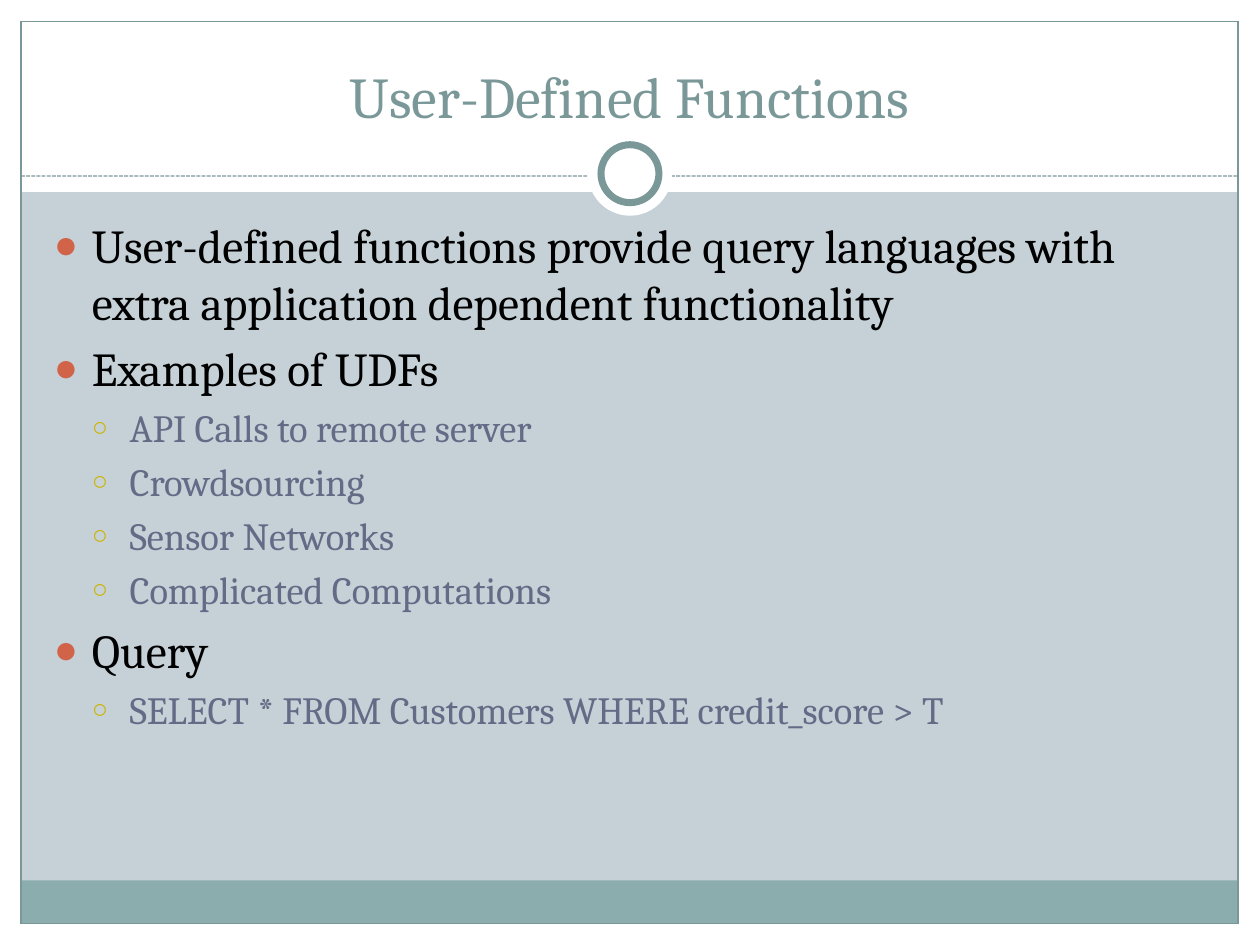
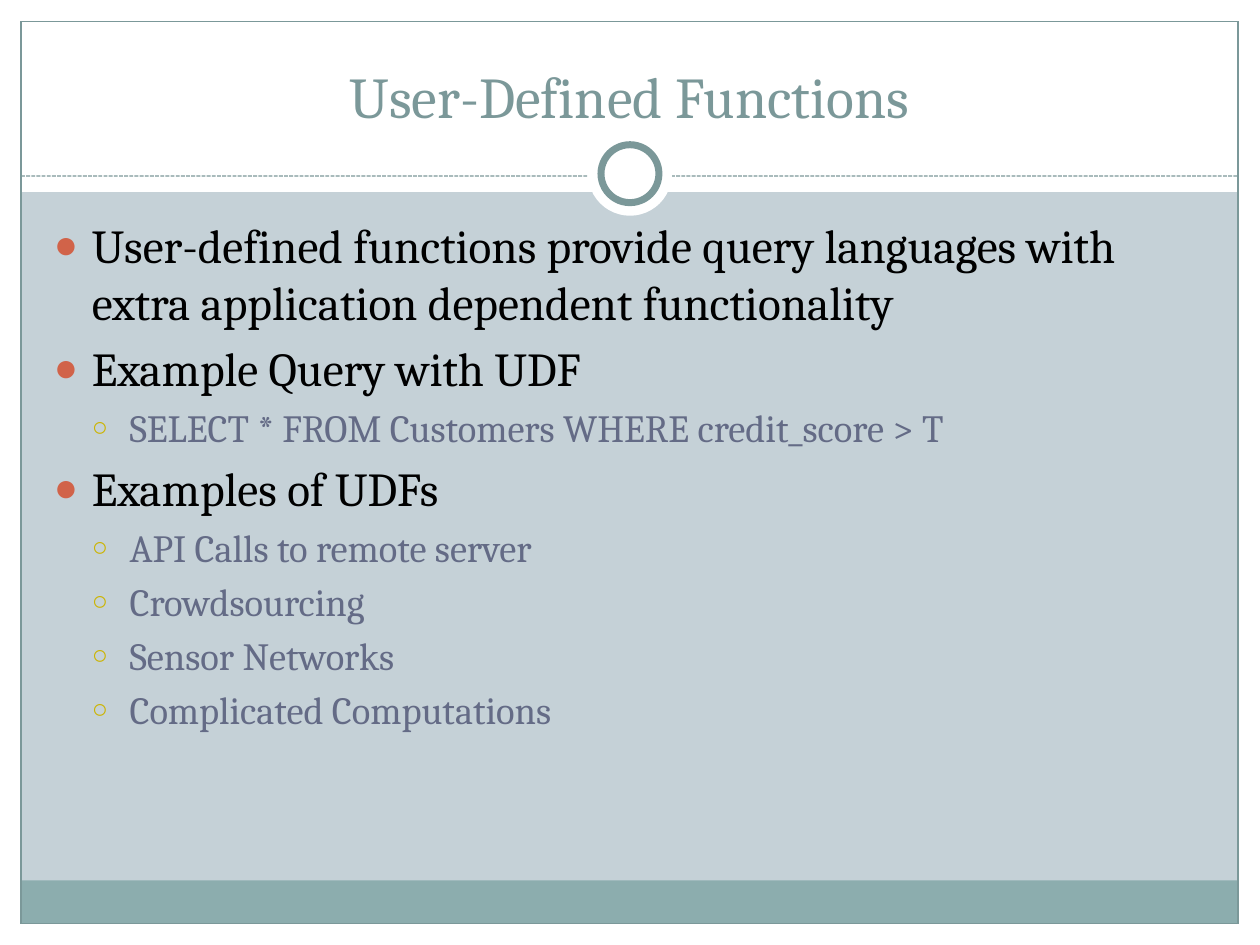
Before and after one commit to brahmaneya/PredictiveAQP, a slide deck: slide 2 of Presentation/SIGMOD15Talk.pptx. Drawn at 1260x945 pixels with LibreOffice and Linux fonts; fonts in the diff are those of the drawing. Boxes give left, top, right and bottom in pixels: in the first picture for what was removed or moved away, otherwise in the second. Text is boxed around its words. In the diff, an @@ line names an element or a change of style, - is before the commit and + after.

```diff
--- a/Presentation/SIGMOD15Talk.pptx
+++ b/Presentation/SIGMOD15Talk.pptx
@@ text at [92,353,943,446]: paragraphs added @@
+● Example Query with UDF
+  ○ SELECT * FROM Customers WHERE credit_score > T
@@ text at [92,636,943,728]: paragraphs removed @@
-● Query
-  ○ SELECT * FROM Customers WHERE credit_score > T
```
Also in this commit, not shown: 5 other slides changed, 2 slides added.
